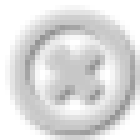
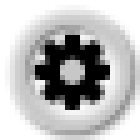
The second 140×140 image is a revision of the first. Changes to its layers:
added layer "Layer 6" above "Layer 5 copy" over left=30, top=30, right=110, bottom=110
